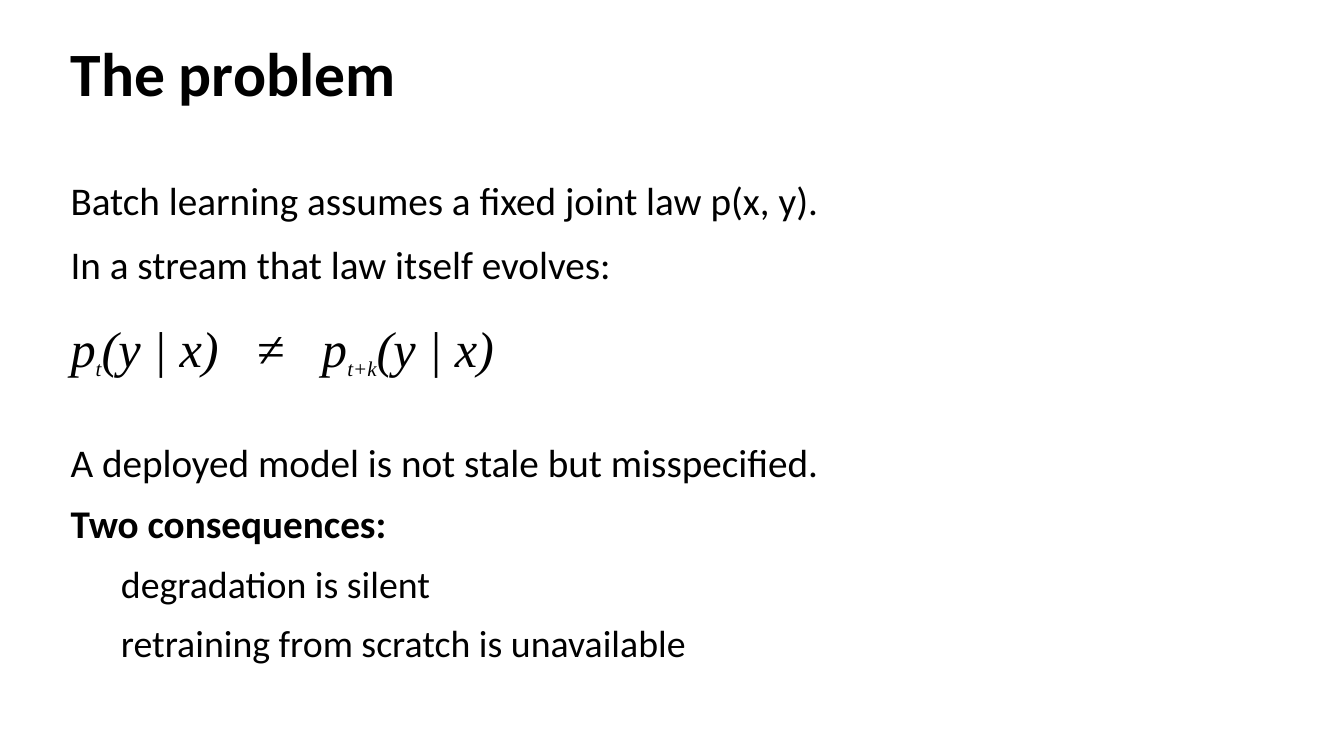
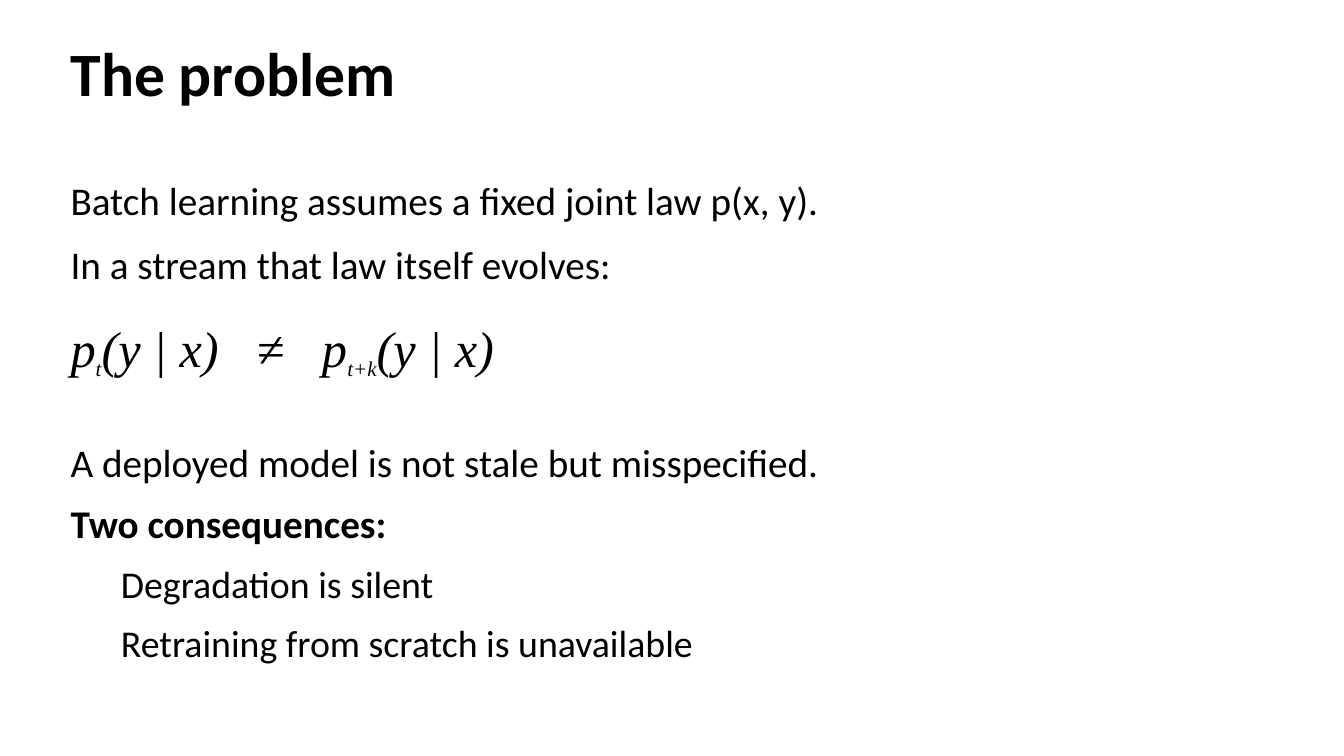
Before and after one commit to phuong0111/time-series-research, a slide deck: slide 4 of data-drift/seminar.pptx. Drawn at 1344x756 pixels with LibreOffice and Linux fonts; fonts in the diff are those of the drawing. Boxes give left, top, right and bottom in pixels: in the first picture for what was removed or moved away, otherwise in the second. Text is boxed around its words. In the diff, an @@ line names an element or a change of style, - is before the commit and + after.

```diff
--- a/data-drift/seminar.pptx
+++ b/data-drift/seminar.pptx
@@ text at (x1=121, y1=571, x2=693, y2=664): text changed @@
-  degradation is silent
-  retraining from scratch is unavailable
+  Degradation is silent
+  Retraining from scratch is unavailable
```
Also in this commit, not shown: 15 other slides changed, 1 other file.
